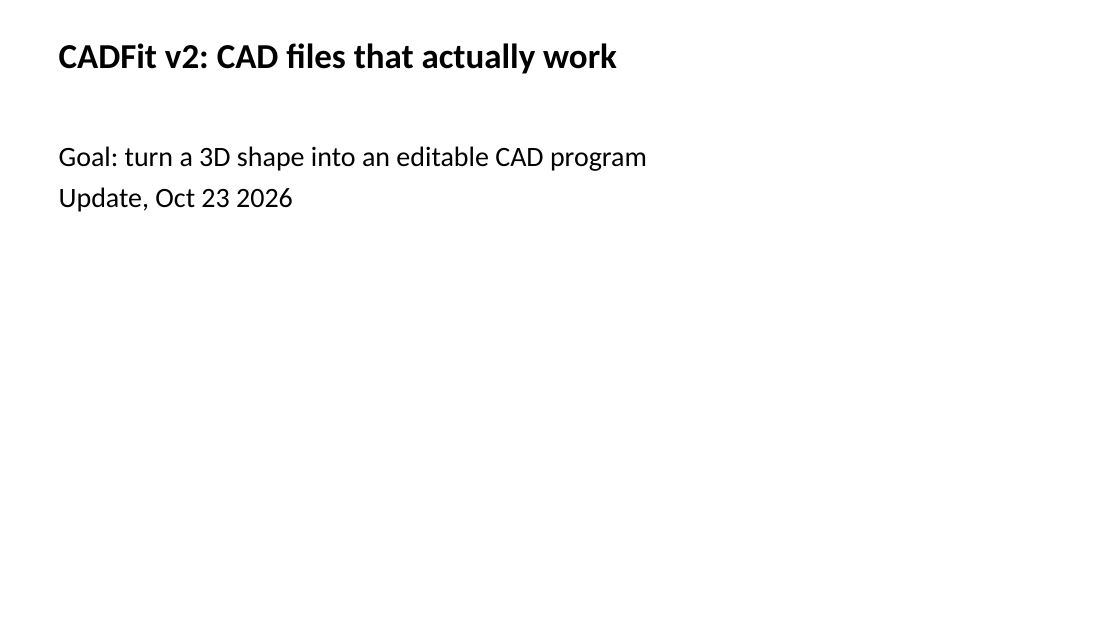
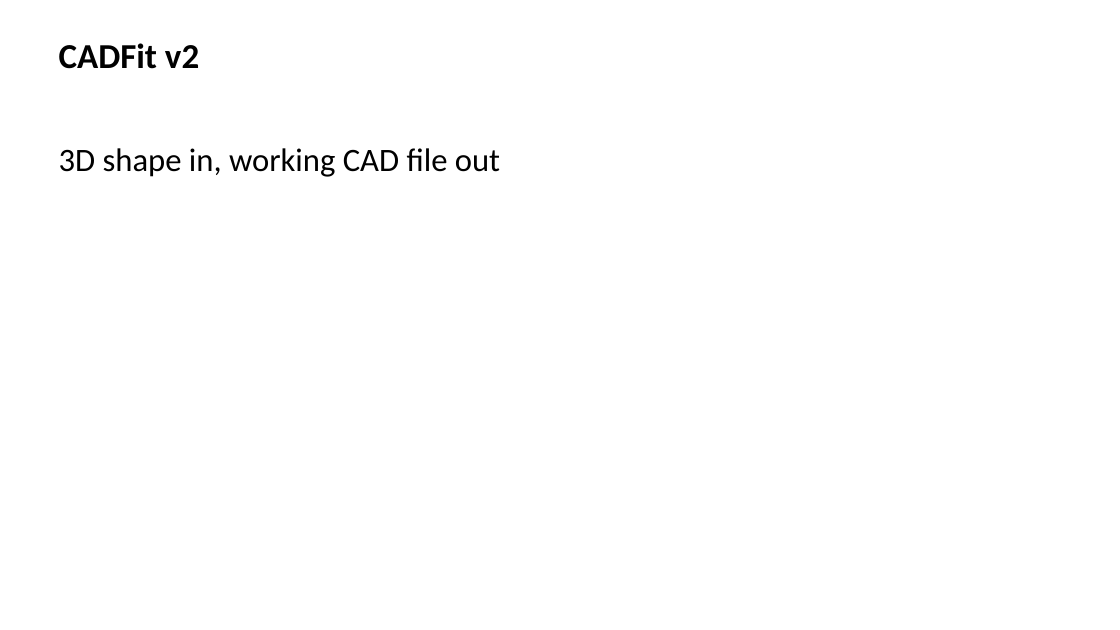
Before and after one commit to andrwlinx/CADFit, a slide deck: slide 1 of bench/figures/v2_2026-10-23/CADFit_v2_update.pptx. Drawn at 1120x630 pixels with LibreOffice and Linux fonts; fonts in the diff are those of the drawing. Boxes give left, top, right and bottom in pixels: in the first picture for what was removed or moved away, otherwise in the second. Text is boxed around its words. In the diff, an @@ line names an element or a change of style, - is before the commit and + after.

Commit message:
Slides: minimal text

```diff
--- a/bench/figures/v2_2026-10-23/CADFit_v2_update.pptx
+++ b/bench/figures/v2_2026-10-23/CADFit_v2_update.pptx
@@ text at [59, 43, 199, 69]: text changed @@
-CADFit v2: CAD files that actually work
+CADFit v2
@@ text at [59, 148, 500, 177]: text changed; size 24 to 28 pt @@
-Goal: turn a 3D shape into an editable CAD program
-Update, Oct 23 2026
+3D shape in, working CAD file out
```
Also in this commit, not shown: 6 other slides changed, 1 other file.
